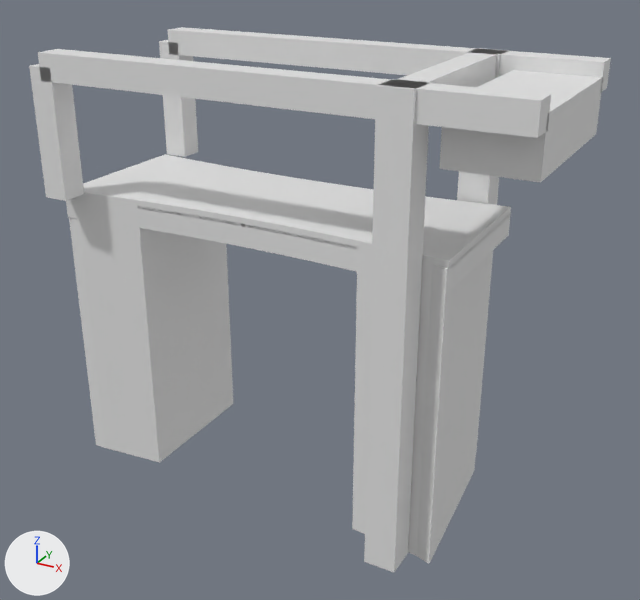
Before and after pictures for a commit that changed the glTF model models/ottoland/ottoland-brug-da43f2a1/ottoland-brug-da43f2a1.glb.
One viewpoint serves both versions: a 50 mm lens placed at (15.2, -24.9, 9.5), pointed at (1.6, -0.1, -2.9). The axes (+X, +Y, +Z) are drawn at lower left. The lights are the same throughout. The first picture is the older version.

Objects in the first picture: 'building:balans', 'building:balans 2', 'building:contragewicht', 'building:hamei', 'building:hamei 2', 'building:hangstang', 'building:hangstang 2', 'building:portaal', 'road:dek', 'road:inrit', 'road:landhoofd (aangenomen)', 'road:landhoofd (aangenomen) 2'.
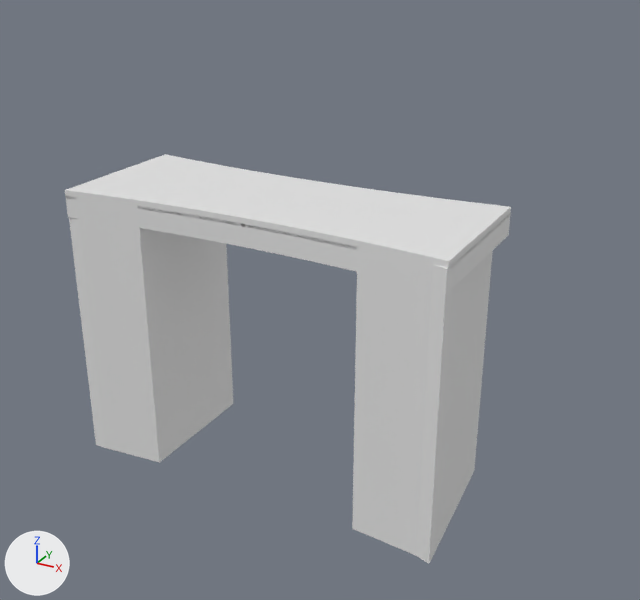
Patch to the scene script:
```diff
--- a/models/ottoland/ottoland-brug-da43f2a1/ottoland-brug-da43f2a1.glb.py
+++ b/models/ottoland/ottoland-brug-da43f2a1/ottoland-brug-da43f2a1.glb.py
@@ ob_building_hamei @@
-ob_building_hamei = bpy.data.objects.new('building:hamei', me_hamei)
-ob_building_hamei.location = (0.0, 0.0, 0.0)
@@ ob_building_hamei_2 @@
-ob_building_hamei_2 = bpy.data.objects.new('building:hamei 2', me_hamei_2)
-ob_building_hamei_2.location = (0.0, 0.0, 0.0)
@@ ob_building_portaal @@
-ob_building_portaal = bpy.data.objects.new('building:portaal', me_portaal)
-ob_building_portaal.location = (0.0, 0.0, 0.0)
@@ ob_building_balans @@
-ob_building_balans = bpy.data.objects.new('building:balans', me_balans)
-ob_building_balans.location = (0.0, 0.0, 0.0)
@@ ob_building_hangstang @@
-ob_building_hangstang = bpy.data.objects.new('building:hangstang', me_hangstang)
-ob_building_hangstang.location = (0.0, 0.0, 0.0)
@@ ob_building_balans_2 @@
-ob_building_balans_2 = bpy.data.objects.new('building:balans 2', me_balans_2)
-ob_building_balans_2.location = (0.0, 0.0, 0.0)
@@ ob_building_hangstang_2 @@
-ob_building_hangstang_2 = bpy.data.objects.new('building:hangstang 2', me_hangstang_2)
-ob_building_hangstang_2.location = (0.0, 0.0, 0.0)
@@ ob_building_contragewicht @@
-ob_building_contragewicht = bpy.data.objects.new('building:contragewicht', me_contragewicht)
-ob_building_contragewicht.location = (0.0, 0.0, 0.0)
```

Pixel boxes [x1, y1, x2, y2] of what changed, in the pictures (640 x 600 px):
'building:hamei 2', deleted: before [364, 79, 431, 572]
'building:balans 2', deleted: before [38, 49, 551, 138]
'building:balans', deleted: before [168, 27, 611, 92]
'building:contragewicht', deleted: before [440, 70, 603, 182]
'building:hangstang 2', deleted: before [29, 64, 84, 201]
'building:hangstang', deleted: before [159, 40, 198, 157]
'building:portaal', deleted: before [392, 50, 499, 87]
'building:hamei', deleted: before [457, 48, 510, 452]
